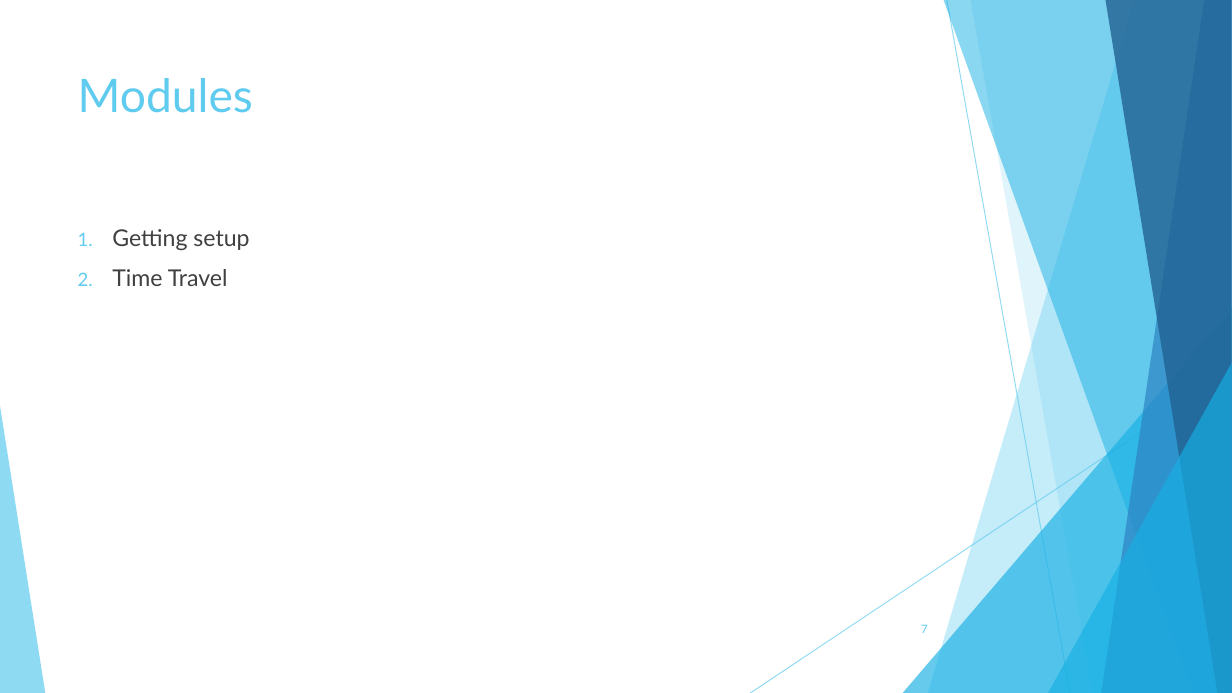
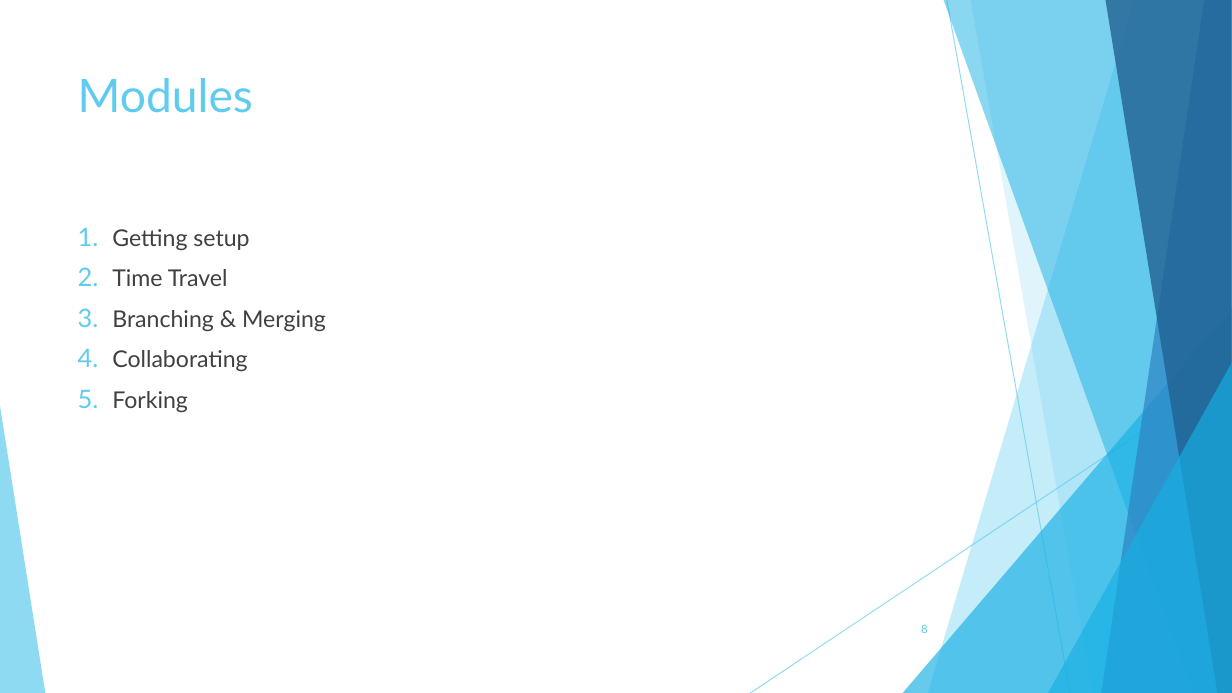
Before and after one commit to TechplexEngineer/GitCheatSheet, a slide deck: slide 8 of ppt/Getting started with GIT.pptx (slide 7 before the commit). Drawn at 1232x693 pixels with LibreOffice and Linux fonts; fonts in the diff are those of the drawing. Boxes give left, top, right and bottom in pixels: in the first picture for what was removed or moved away, otherwise in the second. Text is boxed around its words. In the diff, an @@ line names an element or a change of style, - is before the commit and + after.

Commit message:
Module 1 & 2 nearly complete

```diff
--- a/ppt/Getting started with GIT.pptx
+++ b/ppt/Getting started with GIT.pptx
@@ text at [112,310,326,412]: paragraphs added @@
+3. Branching & Merging
+4. Collaborating
+5. Forking
@@ page number at [921,624,928,633]: text changed @@
-7
+8
```
Also in this commit, not shown: 11 other slides changed, 11 slides added, 2 slides removed.
